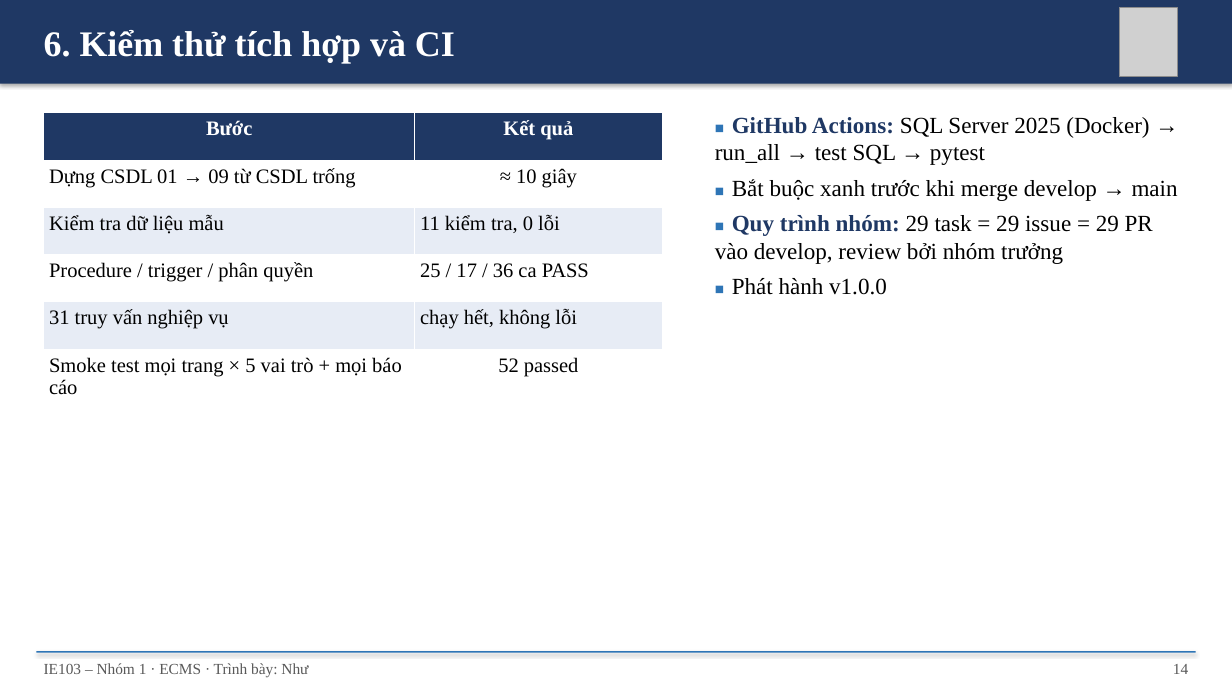
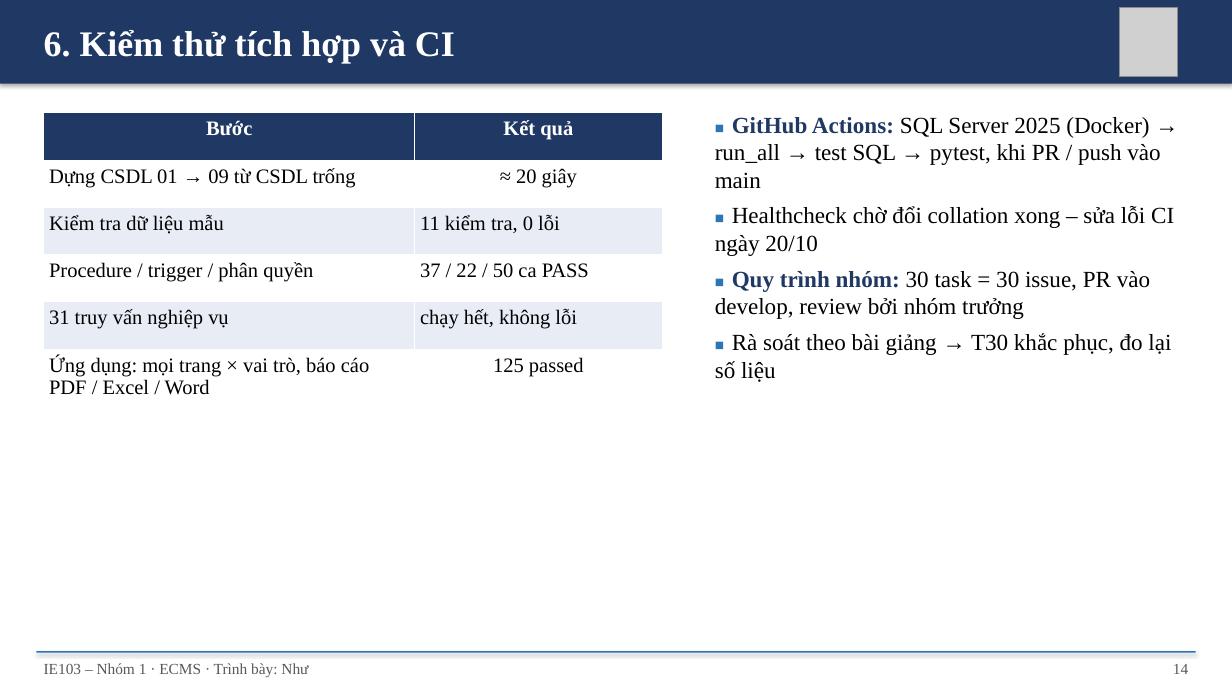
Before and after one commit to nhutruong-uit/ecms, a slide deck: slide 14 of slides/ECMS_Nhom1.pptx. Drawn at 1232x693 pixels with LibreOffice and Linux fonts; fonts in the diff are those of the drawing; grey boxes stand for pictures. Boxes give left, top, right and bottom in pixels: in the first picture for what was removed or moved away, otherwise in the second. Text is boxed around its words. In the diff, an @@ line names an element or a change of style, - is before the commit and + after.

Commit message:
docs(build): dựng lại báo cáo, hướng dẫn sử dụng (xuất PDF bằng Word) và slide (#66)

```diff
--- a/slides/ECMS_Nhom1.pptx
+++ b/slides/ECMS_Nhom1.pptx
@@ table at [43, 113, 663, 399] @@
-row 2, column 2: ≈ 10 giây
+row 2, column 2: ≈ 20 giây
-row 4, column 2: 25 / 17 / 36 ca PASS
+row 4, column 2: 37 / 22 / 50 ca PASS
-row 6, column 1: Smoke test mọi trang × 5 vai trò + mọi báo cáo
+row 6, column 1: Ứng dụng: mọi trang × vai trò, báo cáo PDF / Excel / Word
-row 6, column 2: 52 passed
+row 6, column 2: 125 passed
@@ text at [715, 117, 1174, 382]: text changed @@
-■ GitHub Actions: SQL Server 2025 (Docker) → run_all → test SQL → pytest
-■ Bắt buộc xanh trước khi merge develop → main
-■ Quy trình nhóm: 29 task = 29 issue = 29 PR vào develop, review bởi nhóm trưởng
-■ Phát hành v1.0.0
+■ GitHub Actions: SQL Server 2025 (Docker) → run_all → test SQL → pytest, khi PR / push vào main
+■ Healthcheck chờ đổi collation xong – sửa lỗi CI ngày 20/10
+■ Quy trình nhóm: 30 task = 30 issue, PR vào develop, review bởi nhóm trưởng
+■ Rà soát theo bài giảng → T30 khắc phục, đo lại số liệu
```
Also in this commit, not shown: 12 other slides changed, 4 other files.
